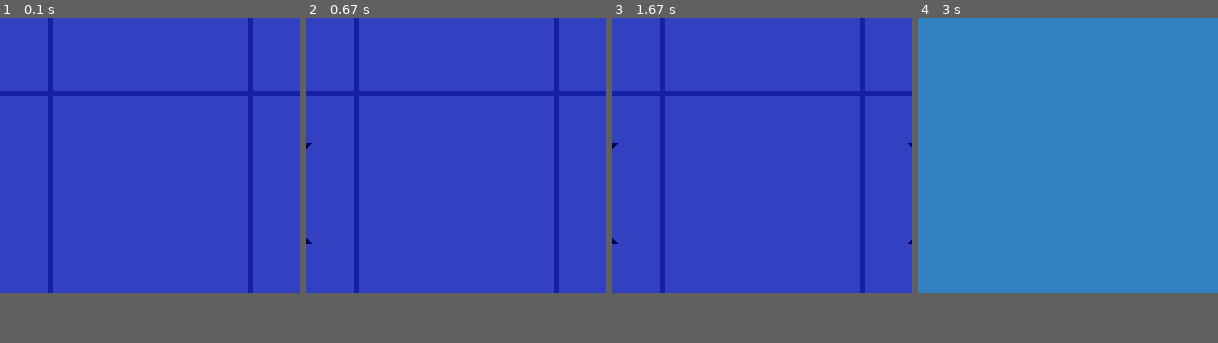
Above: before the commit, frames 1-4 (left to right).
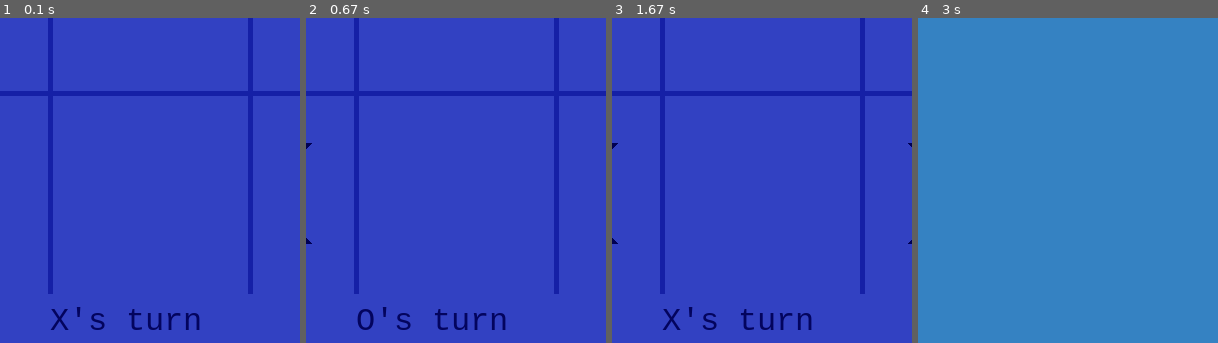
Above: after the commit, the same moments.

Repository: Bikram-ghuku/Pygame-tic-tac-toe
Game: pygame game, started from main.py
Two runs of this game, one before a commit and one after it. Both use one fixed random seed, a clock stepped at 60 frames per second and the inputs below.
Inputs (mouse positions are % of the whole screen's width and height, from its top left):
- Up to frame 1 (0.1 s): no input
- Up to frame 2 (0.67 s): press the mouse at (84, 15) at 0.37 s; move the mouse to (51, 44) at 0.47 s; release the mouse at (19, 73) at 0.6 s
- Up to frame 3 (1.67 s): press the mouse at (84, 77) at 0.7 s; move the mouse to (50, 52) at 0.8 s; release the mouse at (16, 26) at 0.93 s; press the mouse at (50, 46) at 1.03 s; move the mouse to (69, 67) at 1.13 s; release the mouse at (88, 88) at 1.27 s; press the mouse at (50, 46) at 1.37 s; move the mouse to (63, 44) at 1.47 s; release the mouse at (76, 41) at 1.6 s
- Up to frame 4 (3 s): press the mouse at (50, 15) at 1.7 s; move the mouse to (32, 31) at 1.8 s; release the mouse at (13, 47) at 1.93 s; press the mouse at (17, 78) at 2.03 s; move the mouse to (52, 45) at 2.13 s; release the mouse at (87, 12) at 2.27 s; press the mouse at (17, 46) at 2.37 s; move the mouse to (38, 61) at 2.47 s; release the mouse at (58, 75) at 2.6 s; press the mouse at (17, 46) at 2.7 s; move the mouse to (36, 61) at 2.8 s; release the mouse at (56, 75) at 2.93 s
The pictures show only the part of the screen within x 25-75%, y 50-100%; the shares and areas given below are measured in that part.
In our replay, the window is 600x600 before the commit and 600x650 after it. These sizes can differ from the game's own. Grey fills any space a smaller window leaves; there, only what the larger window draws over its background counts as a difference.

The runs differ from the first frame. In frame 1, 0.8% of the frame differs, in the area x 16-85%, y 84-96%; in frame 2, 0.8%; in frame 3, 0.8%; in frame 4, only the window size differs.

Commit message:
random play+turn viewer

Diff:
--- a/main.py
+++ b/main.py
@@ -1,16 +1,16 @@
-import pygame, sys, os
+import pygame, sys
+from random import  randint
 from sprites import *
 pygame.init()
 background = (50,65,194)
 WIDTH = 600
-HEIGHT = 600
+HEIGHT = 650
 CROSS_COLOR = (0,0,84)
 CIRCLE_COLOR = (1,40,144)
 FPS=60
 x_turn = True
 mode=0
 data={}
-pos =(0,0)
 POSS_POS = [(50, 50), (250, 50), (450, 50), (50, 250), (250, 250), (450, 250), (50, 450), (250, 450), (450, 450)]
 WINS = [[0, 3, 6], [1, 4, 7], [2, 5, 8], [0, 1, 2], [3, 4, 5], [6, 7, 8], [0, 4, 8], [2, 4, 6]]
 ICON = './assests/doge.jpg'
@@ -84,6 +84,7 @@
         collide_box_data.append(rect)
     return collide_box_data
 
+
 def data_filler(data, windowd):
     for elems in data.keys():
         if data[elems] == "X":
@@ -92,6 +93,11 @@
         elif data[elems] == "O":
             circle_d = circle(POSS_POS[elems][0], POSS_POS[elems][1], 100, 10, CIRCLE_COLOR)
             circle_d.draw(windowd)
+    font = pygame.font.SysFont(pygame.font.get_fonts()[1], 32)
+    fon_op = font.render("X's turn" if x_turn else "O's turn", True, (3,4,94))
+    fon_rect=  fon_op.get_rect()
+    fon_rect.topleft=(200, 610)
+    window.blit(fon_op, fon_rect)
     pygame.display.update()
 
 def show_winner(winner):
@@ -107,12 +113,14 @@
     pygame.display.update()
 
 def main_loop():
+    data_ind = [0, 1, 2, 3, 4, 5, 6, 7, 8]
+    pos=()
     global data
+    global x_turn
     data={}
     checker = win_checker(data)
     x_turn = True
     mode = 1
-    global pos
     clock = pygame.time.Clock()
     while True:
         data_filler(data, window)
@@ -137,6 +145,21 @@
                                 data[rect] = "X" if x_turn else "O"
                                 x_turn = not x_turn
 
+                if mode==3:
+                    box_data = game_manager()
+                    for rect in range(len(box_data)):
+                        rect_op = box_data[rect]
+                        if rect_op.collidepoint(pos):
+                            if rect not in data:
+                                try:
+                                    data[rect] = "X"
+                                    ind = randint(0, 8-len(data.keys()))
+                                    data_ind.remove(rect)
+                                    ind_final = data_ind[ind]
+                                    data[ind_final] = "O"
+                                except Exception as e:
+                                    pass
+
             #Handle Winners
             if winner=="O" or winner=="X":
                 mode=2
